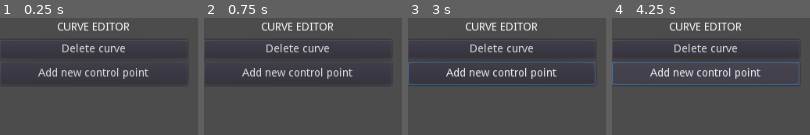
Above: before the commit, frames 1-4 (left to right).
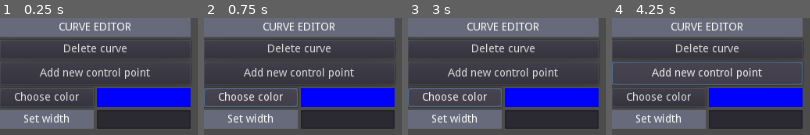
Above: after the commit, the same moments.

Repository: ZucchiniKing12/BezCurveMaker
Game: Godot game, scene res://Main/Main.tscn
Two runs of this game, one before a commit and one after it. Both use one fixed random seed, a clock stepped at 60 frames per second and the inputs below.
Inputs (mouse positions are in pixels of both pictures, inside the frame that each line leads up to):
- Up to frame 1 (0.25 s): no input
- Up to frame 2 (0.75 s): click (251, 97) at 0.5 s, where only the run after the commit has a clickable "Choose color"
- Up to frame 3 (3 s): click "Add new control point" at 1.25 s; click "Add new control point" at 2 s; click (455, 97) at 2.75 s, where only the run after the commit has a clickable "Choose color"
- Up to frame 4 (4.25 s): click "Add new control point" at 3.5 s

The runs differ from the first frame. In frame 1, 44% of the frame differs, in the area x 0-97%, y 0-95%; in frame 2, 45%; in frame 3, 46%; in frame 4, 44%.

Commit message:
Color and width can now be set for each curve

Diff:
--- a/BezCurve/BezCurve.gd
+++ b/BezCurve/BezCurve.gd
@@ -8,6 +8,16 @@
 var editing: bool
 
 var render_config = RenderConfig.new()
+var color: Color setget set_color, get_color
+func set_color(c):
+	render_config.color = c
+func get_color():
+	return render_config.color
+var width: float setget set_width, get_width
+func set_width(c):
+	render_config.width = c
+func get_width():
+	return render_config.width
 
 func _ready():
 	$EditButton.connect('pressed', self, 'edit')
--- a/BezCurve/BezCurve.tscn
+++ b/BezCurve/BezCurve.tscn
@@ -6,6 +6,7 @@
 script = ExtResource( 1 )
 
 [node name="EditButton" type="Button" parent="."]
+show_behind_parent = true
 margin_right = 12.0
 margin_bottom = 20.0
 
--- /dev/null
+++ b/UI/Backcolor.tres
@@ -0,0 +1,4 @@
+[gd_resource type="StyleBoxFlat" format=2]
+
+[resource]
+bg_color = Color( 0.407843, 0.419608, 0.482353, 1 )
--- a/UI/EditMenu/ControlPointEditor.tscn
+++ b/UI/EditMenu/ControlPointEditor.tscn
@@ -1,6 +1,7 @@
-[gd_scene load_steps=2 format=2]
+[gd_scene load_steps=3 format=2]
 
 [ext_resource path="res://UI/EditMenu/ControlPointEditor.gd" type="Script" id=1]
+[ext_resource path="res://UI/Backcolor.tres" type="StyleBox" id=2]
 
 [node name="ControlPointEditor" type="VBoxContainer"]
 anchor_right = 1.0
@@ -10,6 +11,7 @@
 [node name="Label" type="Label" parent="."]
 margin_right = 1024.0
 margin_bottom = 14.0
+custom_styles/normal = ExtResource( 2 )
 text = "Point"
 
 [node name="Position" type="HBoxContainer" parent="."]
--- a/UI/EditMenu/CurveEditor.gd
+++ b/UI/EditMenu/CurveEditor.gd
@@ -5,6 +5,8 @@
 func _ready():
 	$NewCPEButton.connect('pressed', self, '_on_new_CPEButton_pressed')
 	$DeleteButton.connect('pressed', self, '_on_DeleteButton_pressed')
+	$ColorPicker/HBox/Button.connect('pressed', self, '_on_ColorPickerButton_pressed')
+	$WidthSet/TextEdit.connect("text_changed", self, "_on_WidthChanged")
 
 var current_curve
 signal editor_closed
@@ -59,3 +61,26 @@
 		n.queue_free()
 	CPEs = []
 	emit_signal("editor_closed")
+
+var color_picker_open: bool
+onready var color_picker := ColorPicker.new()
+
+func _on_ColorPickerButton_pressed():
+	if !is_open:
+		return
+	if !color_picker.is_connected("color_changed", self, "_on_color_changed"):
+		color_picker.connect("color_changed", self, "_on_color_changed")
+	if color_picker_open:
+		$ColorPicker.remove_child(color_picker)
+		$ColorPicker/HBox/Button.text = 'Choose color'
+	else:
+		$ColorPicker.add_child(color_picker)
+		$ColorPicker/HBox/Button.text = 'Done'
+	color_picker_open = !color_picker_open
+
+func _on_color_changed(new_color):
+	$ColorPicker/HBox/ColorRect.color = new_color
+	current_curve.color = new_color
+
+func _on_WidthChanged():
+	current_curve.width = float($WidthSet/TextEdit.text)
--- a/UI/EditMenu/CurveEditor.tscn
+++ b/UI/EditMenu/CurveEditor.tscn
@@ -1,6 +1,7 @@
-[gd_scene load_steps=2 format=2]
+[gd_scene load_steps=3 format=2]
 
 [ext_resource path="res://UI/EditMenu/CurveEditor.gd" type="Script" id=1]
+[ext_resource path="res://UI/Backcolor.tres" type="StyleBox" id=2]
 
 [node name="CurveEditor" type="VBoxContainer"]
 anchor_right = 0.234
@@ -10,9 +11,10 @@
 script = ExtResource( 1 )
 
 [node name="Label" type="Label" parent="."]
-margin_right = 240.0
+margin_right = 244.0
 margin_bottom = 24.0
 rect_min_size = Vector2( 240, 24 )
+custom_styles/normal = ExtResource( 2 )
 text = "Curve Editor"
 align = 1
 valign = 1
@@ -20,14 +22,56 @@
 
 [node name="DeleteButton" type="Button" parent="."]
 margin_top = 28.0
-margin_right = 240.0
+margin_right = 244.0
 margin_bottom = 52.0
 rect_min_size = Vector2( 240, 24 )
 text = "Delete curve"
 
 [node name="NewCPEButton" type="Button" parent="."]
 margin_top = 56.0
-margin_right = 240.0
+margin_right = 244.0
 margin_bottom = 86.0
 rect_min_size = Vector2( 240, 30 )
 text = "Add new control point"
+
+[node name="ColorPicker" type="VBoxContainer" parent="."]
+margin_top = 90.0
+margin_right = 244.0
+margin_bottom = 114.0
+
+[node name="HBox" type="HBoxContainer" parent="ColorPicker"]
+margin_right = 244.0
+margin_bottom = 24.0
+
+[node name="Button" type="Button" parent="ColorPicker/HBox"]
+margin_right = 120.0
+margin_bottom = 24.0
+rect_min_size = Vector2( 120, 0 )
+text = "Choose color"
+
+[node name="ColorRect" type="ColorRect" parent="ColorPicker/HBox"]
+margin_left = 124.0
+margin_right = 244.0
+margin_bottom = 24.0
+rect_min_size = Vector2( 120, 24 )
+color = Color( 0, 0, 1, 1 )
+
+[node name="WidthSet" type="HBoxContainer" parent="."]
+margin_top = 118.0
+margin_right = 244.0
+margin_bottom = 142.0
+
+[node name="Label" type="Label" parent="WidthSet"]
+margin_right = 120.0
+margin_bottom = 24.0
+rect_min_size = Vector2( 120, 24 )
+custom_styles/normal = ExtResource( 2 )
+text = "Set width"
+align = 1
+valign = 1
+
+[node name="TextEdit" type="TextEdit" parent="WidthSet"]
+margin_left = 124.0
+margin_right = 244.0
+margin_bottom = 24.0
+rect_min_size = Vector2( 120, 24 )
